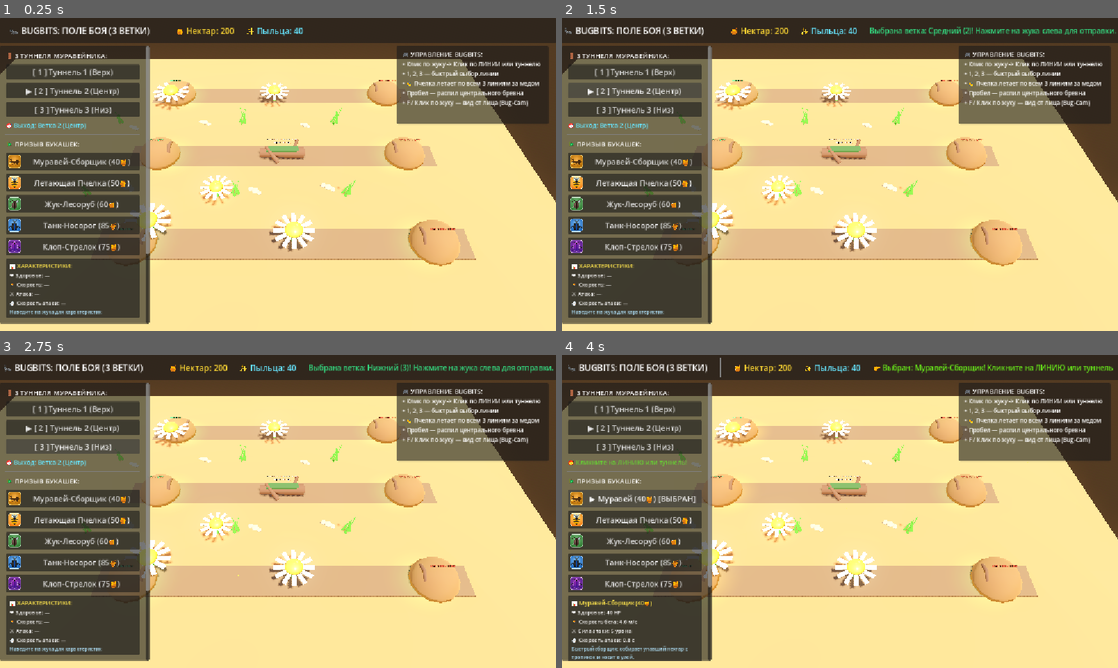
Above: before the commit, frames 1-4 (two rows, left to right).
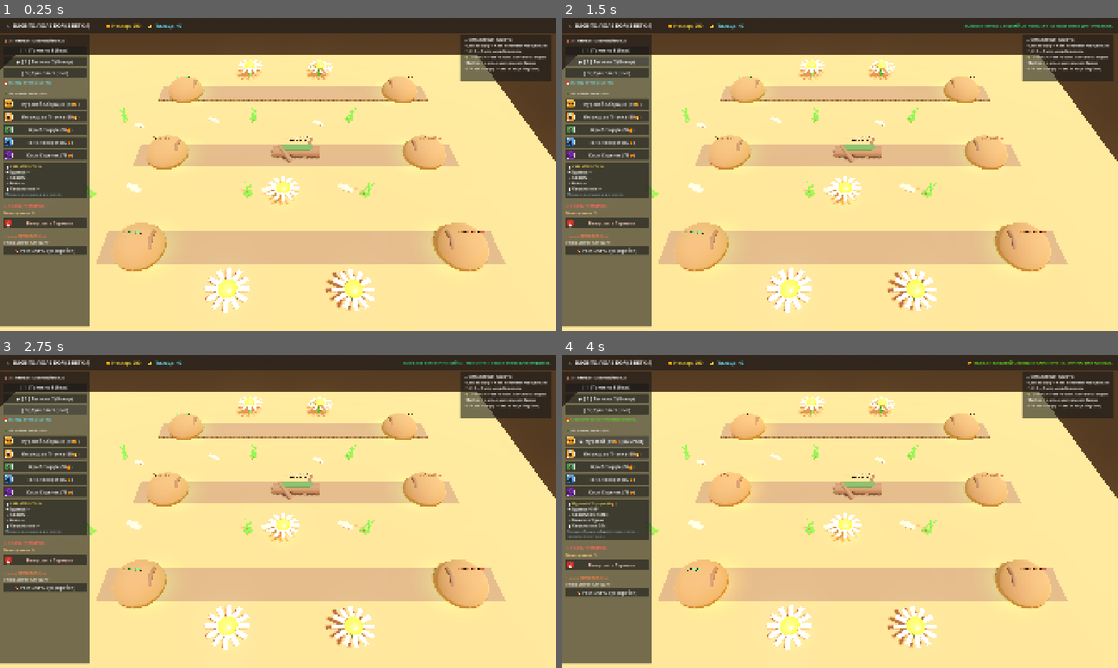
Above: after the commit, the same moments.

Repository: OLLEZHIK/game
Game: Godot game, scene res://scenes/main.tscn
The game is run twice, just before and just after one commit, with the same random seed, the same clock (stepped at 60 frames per second) and the same inputs.
Inputs:
- Up to frame 1 (0.25 s): no input
- Up to frame 2 (1.5 s): click "[ 1 ] Туннель 1 (Верх)" at 0.5 s; click "▶ [ 2 ] Туннель 2 (Центр)" at 1.25 s
- Up to frame 3 (2.75 s): click "[ 3 ] Туннель 3 (Низ)" at 2 s
- Up to frame 4 (4 s): click "Муравей-Сборщик (40🍯)" at 2.75 s; click "▶ Муравей (40🍯) [ВЫБРАН]" at 3.5 s

The runs differ from the first frame. In frame 1, 40% of the frame differs, in the area x 0-100%, y 1-99%; in frame 2, 40%; in frame 3, 40%; in frame 4, 41%, in the area x 0-100%, y 0-99%.

Commit message:
feat: animated flower spit & ground splash effects, 1920x1080 native 16:9 viewport and optimal camera framing

Diff:
--- a/project.godot
+++ b/project.godot
@@ -17,8 +17,11 @@
 
 [display]
 
+window/size/viewport_width=1920
+window/size/viewport_height=1080
+window/size/mode=0
 window/stretch/mode="canvas_items"
-window/stretch/aspect="expand"
+window/stretch/aspect="keep"
 
 [physics]
 
--- a/scenes/camera/rts_camera.tscn
+++ b/scenes/camera/rts_camera.tscn
@@ -9,7 +9,7 @@
 transform = Transform3D(1, 0, 0, 0, 0.669131, 0.743145, 0, -0.743145, 0.669131, 0, 0, 0)
 
 [node name="Camera3D" type="Camera3D" parent="Elevation"]
-transform = Transform3D(1, 0, 0, 0, 1, 0, 0, 0, 1, 0, 0, 40)
+transform = Transform3D(1, 0, 0, 0, 1, 0, 0, 0, 1, 0, 0, 38)
 current = true
 fov = 48.0
 size = 22.0
--- a/scenes/main.tscn
+++ b/scenes/main.tscn
@@ -16,7 +16,7 @@
 [node name="ForestMap" parent="." instance=ExtResource("2_mmap")]
 
 [node name="RTSCamera" parent="." instance=ExtResource("3_mcam")]
-transform = Transform3D(1, 0, 0, 0, 1, 0, 0, 0, 1, 6.5, 0, 3)
+transform = Transform3D(1, 0, 0, 0, 1, 0, 0, 0, 1, 5, 0, 3)
 
 [node name="UI" type="CanvasLayer" parent="."]
 
--- a/scenes/map/forest_map.tscn
+++ b/scenes/map/forest_map.tscn
@@ -161,30 +161,34 @@
 [node name="Daisies" type="Node3D" parent="Props"]
 
 [node name="Daisy1" parent="Props/Daisies" instance=ExtResource("8_pdaisy")]
-transform = Transform3D(1.2, 0, 0, 0, 1.2, 0, 0, 0, 1.2, -6, 0, 10.5)
+transform = Transform3D(1, 0, 0, 0, 1, 0, 0, 0, 1, 1, 0, 16.5)
 can_drop_nectar = true
 associated_lane_index = 2
 drop_target_z = 12.0
 
 [node name="Daisy2" parent="Props/Daisies" instance=ExtResource("8_pdaisy")]
-transform = Transform3D(1.1, 0, 0, 0, 1.1, 0, 0, 0, 1.1, 8, 0, 11.5)
-can_drop_nectar = false
+transform = Transform3D(0.95, 0, 0, 0, 0.95, 0, 0, 0, 0.95, 11, 0, 16.5)
+can_drop_nectar = true
+associated_lane_index = 2
+drop_target_z = 12.0
 
 [node name="Daisy3" parent="Props/Daisies" instance=ExtResource("8_pdaisy")]
-transform = Transform3D(1.3, 0, 0, 0, 1.3, 0, 0, 0, 1.3, -8, 0, -10.5)
+transform = Transform3D(1, 0, 0, 0, 1, 0, 0, 0, 1, 1, 0, -16.5)
 can_drop_nectar = true
 associated_lane_index = 0
 drop_target_z = -12.0
 
 [node name="Daisy4" parent="Props/Daisies" instance=ExtResource("8_pdaisy")]
-transform = Transform3D(1.1, 0, 0, 0, 1.1, 0, 0, 0, 1.1, 6, 0, -11)
+transform = Transform3D(0.95, 0, 0, 0, 0.95, 0, 0, 0, 0.95, 11, 0, -16.5)
 can_drop_nectar = true
 associated_lane_index = 0
 drop_target_z = -12.0
 
 [node name="Daisy5" parent="Props/Daisies" instance=ExtResource("8_pdaisy")]
-transform = Transform3D(0.95, 0, 0, 0, 0.95, 0, 0, 0, 0.95, 0, 0, 6)
-can_drop_nectar = false
+transform = Transform3D(0.9, 0, 0, 0, 0.9, 0, 0, 0, 0.9, 5.5, 0, 6)
+can_drop_nectar = true
+associated_lane_index = 1
+drop_target_z = 0.0
 
 [node name="Pebbles" type="Node3D" parent="Props"]
 
--- a/scripts/camera/rts_camera.gd
+++ b/scripts/camera/rts_camera.gd
@@ -9,10 +9,10 @@
 @onready var elevation_node: Node3D = $Elevation
 @onready var camera_3d: Camera3D = $Elevation/Camera3D
 
-var default_position: Vector3 = Vector3(6.5, 0, 3.0)
-var _target_position: Vector3 = Vector3(6.5, 0, 3.0)
-var _target_zoom: float = 40.0
-var _current_zoom: float = 40.0
+var default_position: Vector3 = Vector3(5.0, 0, 3.0)
+var _target_position: Vector3 = Vector3(5.0, 0, 3.0)
+var _target_zoom: float = 38.0
+var _current_zoom: float = 38.0
 
 # Bug-Cam tracking
 var tracked_target: Node3D = null
@@ -47,7 +47,7 @@
 		move_input = move_input.normalized()
 		_target_position.x += move_input.x * move_speed * delta
 		_target_position.z += move_input.y * move_speed * delta
-		_target_position.x = clampf(_target_position.x, -6.0, 18.0)
+		_target_position.x = clampf(_target_position.x, -8.0, 18.0)
 		_target_position.z = clampf(_target_position.z, -8.0, 14.0)
 	elif is_fixed_overview:
 		# Gently drift back to center overview
@@ -76,7 +76,7 @@
 	is_bug_cam = false
 	tracked_target = null
 	_target_position = default_position
-	_target_zoom = 40.0
+	_target_zoom = 38.0
 
 func toggle_bug_cam(target: Node3D) -> void:
 	if is_bug_cam:
--- a/scripts/props/flower.gd
+++ b/scripts/props/flower.gd
@@ -18,8 +18,12 @@
 var is_reserved_by_bee: bool = false
 var reserving_bee: Node = null
 
+const NECTAR_MAT = preload("res://assets/materials/mat_nectar.tres")
+
 @onready var droplet_mesh: MeshInstance3D = $NectarDroplet if has_node("NectarDroplet") else null
 @onready var nectar_light: OmniLight3D = $NectarLight if has_node("NectarLight") else null
+@onready var center_dome: MeshInstance3D = $CenterDome if has_node("CenterDome") else null
+@onready var petals: Node3D = $Petals if has_node("Petals") else null
 
 var _initial_droplet_scale: Vector3 = Vector3.ONE
 
@@ -73,24 +77,173 @@
 			drop_nectar_onto_path()
 
 func drop_nectar_onto_path() -> void:
+	if is_reloading or not has_nectar:
+		return
 	has_nectar = false
+	is_reloading = true
 	nectar_timer = 0.0
 	release_bee_reservation()
-	_update_visuals()
 
 	# Drop target coordinate on the dirt path of the lane
 	var drop_pos = Vector3(global_position.x, 0.22, drop_target_z)
-
+	_animate_spit_and_splash(drop_pos)
+
+func _animate_spit_and_splash(drop_pos: Vector3) -> void:
+	# 1. Daisy flower squash & spring recoil ("выплёвывание")
+	var daisy_tw = create_tween()
+
+	# Squash down (inhale / coil up)
+	if center_dome:
+		daisy_tw.parallel().tween_property(center_dome, "scale", Vector3(1.35, 0.55, 1.35), 0.14).set_trans(Tween.TRANS_BACK)
+	if petals:
+		daisy_tw.parallel().tween_property(petals, "scale", Vector3(1.25, 0.65, 1.25), 0.14).set_trans(Tween.TRANS_BACK)
+
+	# POP! Spring up and fling the droplet out
+	daisy_tw.chain().tween_callback(func():
+		_update_visuals()
+		_launch_spit_blob(drop_pos)
+	)
+
+	# Elastic recoil bounce
+	if center_dome:
+		daisy_tw.parallel().tween_property(center_dome, "scale", Vector3(0.85, 1.45, 0.85), 0.12).set_trans(Tween.TRANS_ELASTIC)
+		daisy_tw.parallel().tween_property(center_dome, "scale", Vector3.ONE, 0.35).set_trans(Tween.TRANS_ELASTIC)
+	if petals:
+		daisy_tw.parallel().tween_property(petals, "scale", Vector3(0.85, 1.35, 0.85), 0.12).set_trans(Tween.TRANS_ELASTIC)
+		daisy_tw.parallel().tween_property(petals, "scale", Vector3.ONE, 0.35).set_trans(Tween.TRANS_ELASTIC)
+
+func _launch_spit_blob(target_pos: Vector3) -> void:
 	var tree = get_tree()
-	if tree:
-		var main_node = tree.root.find_child("Main", true, false)
+	if not tree:
+		return
+
+	var main_node = tree.root.find_child("Main", true, false)
+	var spawn_parent = main_node if main_node else get_parent()
+
+	# Flying nectar blob (bright honey droplet)
+	var blob = MeshInstance3D.new()
+	var s_mesh = SphereMesh.new()
+	s_mesh.radius = 0.38
+	s_mesh.height = 0.58
+	s_mesh.material = NECTAR_MAT
+	blob.mesh = s_mesh
+
+	var bl_light = OmniLight3D.new()
+	bl_light.light_color = Color(1.0, 0.85, 0.25)
+	bl_light.light_energy = 2.0
+	bl_light.omni_range = 3.0
+	blob.add_child(bl_light)
+
+	spawn_parent.add_child(blob)
+	var start_pos = global_position + Vector3(0, 1.8, 0)
+	blob.global_position = start_pos
+
+	var flight_tw = create_tween()
+	var flight_duration = 0.55
+	flight_tw.tween_method(func(t: float):
+		if is_instance_valid(blob):
+			var cur = start_pos.lerp(target_pos, t)
+			cur.y += sin(t * PI) * 3.6 # High ballistic ejection arc!
+			blob.global_position = cur
+			if t < 0.5:
+				blob.scale = Vector3(0.8, 1.4, 0.8) # Stretched along flight path
+			else:
+				blob.scale = Vector3(1.3, 0.75, 1.3) # Squashing down before impact
+	, 0.0, 1.0, flight_duration).set_trans(Tween.TRANS_QUAD).set_ease(Tween.EASE_OUT)
+
+	flight_tw.tween_callback(func():
+		if is_instance_valid(blob):
+			blob.queue_free()
+
+		# Ground impact splash ("всплеск")!
+		_trigger_nectar_splash(target_pos, spawn_parent)
+
+		# Spawn collectible drop on lane
 		if main_node and main_node.has_method("spawn_fallen_nectar_drop"):
-			main_node.spawn_fallen_nectar_drop(drop_pos, associated_lane_index)
-
-	nectar_dropped.emit(drop_pos, associated_lane_index)
-
-	# Flower begins reload cooldown before new nectar appears
-	is_reloading = true
+			main_node.spawn_fallen_nectar_drop(target_pos, associated_lane_index)
+
+		nectar_dropped.emit(target_pos, associated_lane_index)
+
+		# Start reload cooldown
+		_start_reload_cooldown()
+	)
+
+func _trigger_nectar_splash(pos: Vector3, parent_node: Node) -> void:
+	if not parent_node:
+		return
+
+	# 1. Golden shockwave splash ring on the soil
+	var ring = MeshInstance3D.new()
+	var torus = TorusMesh.new()
+	torus.inner_radius = 0.25
+	torus.outer_radius = 0.5
+	torus.material = NECTAR_MAT
+	ring.mesh = torus
+	parent_node.add_child(ring)
+	ring.global_position = pos + Vector3(0, 0.05, 0)
+	ring.scale = Vector3(0.3, 0.3, 0.3)
+
+	var r_tw = ring.create_tween()
+	r_tw.set_parallel(true)
+	r_tw.tween_property(ring, "scale", Vector3(4.2, 0.3, 4.2), 0.4).set_trans(Tween.TRANS_QUAD).set_ease(Tween.EASE_OUT)
+	r_tw.chain().tween_callback(ring.queue_free)
+
+	# 2. Droplet splatter particles (8 honey drops bursting outward radially)
+	for i in range(8):
+		var sp = MeshInstance3D.new()
+		var sp_mesh = SphereMesh.new()
+		sp_mesh.radius = 0.12
+		sp_mesh.height = 0.2
+		sp_mesh.material = NECTAR_MAT
+		sp.mesh = sp_mesh
+		parent_node.add_child(sp)
+		sp.global_position = pos + Vector3(0, 0.15, 0)
+
+		var angle = (float(i) / 8.0) * TAU + randf_range(-0.2, 0.2)
+		var dist = randf_range(1.0, 2.0)
+		var end_pos = pos + Vector3(cos(angle) * dist, 0.04, sin(angle) * dist)
+
+		var sp_tw = sp.create_tween()
+		var dur = 0.35 + randf_range(0.0, 0.1)
+		sp_tw.tween_method(func(t: float):
+			if is_instance_valid(sp):
+				var cur = (pos + Vector3(0, 0.15, 0)).lerp(end_pos, t)
+				cur.y += sin(t * PI) * 1.1 # little hop arc
+				sp.global_position = cur
+				sp.scale = Vector3.ONE * (1.0 - t * 0.8)
+		, 0.0, 1.0, dur).set_trans(Tween.TRANS_QUAD)
+		sp_tw.tween_callback(sp.queue_free)
+
+	# 3. Floating 3D splash text "🍯 ВСПЛЕСК!"
+	var splash_lbl = Label3D.new()
+	splash_lbl.text = "🍯 ВСПЛЕСК!"
+	splash_lbl.font_size = 28
+	splash_lbl.outline_size = 5
+	splash_lbl.outline_color = Color(0, 0, 0, 0.9)
+	splash_lbl.modulate = Color(1.0, 0.9, 0.2)
+	splash_lbl.billboard = BaseMaterial3D.BILLBOARD_ENABLED
+	splash_lbl.pixel_size = 0.007
+	parent_node.add_child(splash_lbl)
+	splash_lbl.global_position = pos + Vector3(0, 0.8, 0)
+
+	var lbl_tw = splash_lbl.create_tween()
+	lbl_tw.parallel().tween_property(splash_lbl, "position:y", pos.y + 1.8, 0.6).set_trans(Tween.TRANS_CUBIC).set_ease(Tween.EASE_OUT)
+	lbl_tw.parallel().tween_property(splash_lbl, "modulate:a", 0.0, 0.6).set_delay(0.2)
+	lbl_tw.chain().tween_callback(splash_lbl.queue_free)
+
+	# 4. Bright golden splash flash
+	var flash = OmniLight3D.new()
+	flash.light_color = Color(1.0, 0.95, 0.4)
+	flash.light_energy = 4.0
+	flash.omni_range = 4.0
+	parent_node.add_child(flash)
+	flash.global_position = pos + Vector3(0, 0.4, 0)
+
+	var f_tw = flash.create_tween()
+	f_tw.tween_property(flash, "light_energy", 0.0, 0.35)
+	f_tw.tween_callback(flash.queue_free)
+
+func _start_reload_cooldown() -> void:
 	var tween = create_tween()
 	tween.tween_interval(reload_time)
 	tween.tween_callback(func():
@@ -98,6 +251,10 @@
 		is_reloading = false
 		nectar_timer = 0.0
 		_update_visuals()
+		if droplet_mesh:
+			droplet_mesh.scale = Vector3.ZERO
+			var grow_tw = create_tween()
+			grow_tw.tween_property(droplet_mesh, "scale", _initial_droplet_scale * 0.4, 0.5).set_trans(Tween.TRANS_BACK)
 	)
 
 func harvest_by_bee() -> bool:
@@ -111,15 +268,7 @@
 	_update_visuals()
 	nectar_harvested_by_bee.emit()
 
-	# Reload cooldown before regenerating new nectar
-	var tween = create_tween()
-	tween.tween_interval(reload_time)
-	tween.tween_callback(func():
-		has_nectar = true
-		is_reloading = false
-		nectar_timer = 0.0
-		_update_visuals()
-	)
+	_start_reload_cooldown()
 	return true
 
 func _update_visuals() -> void:
